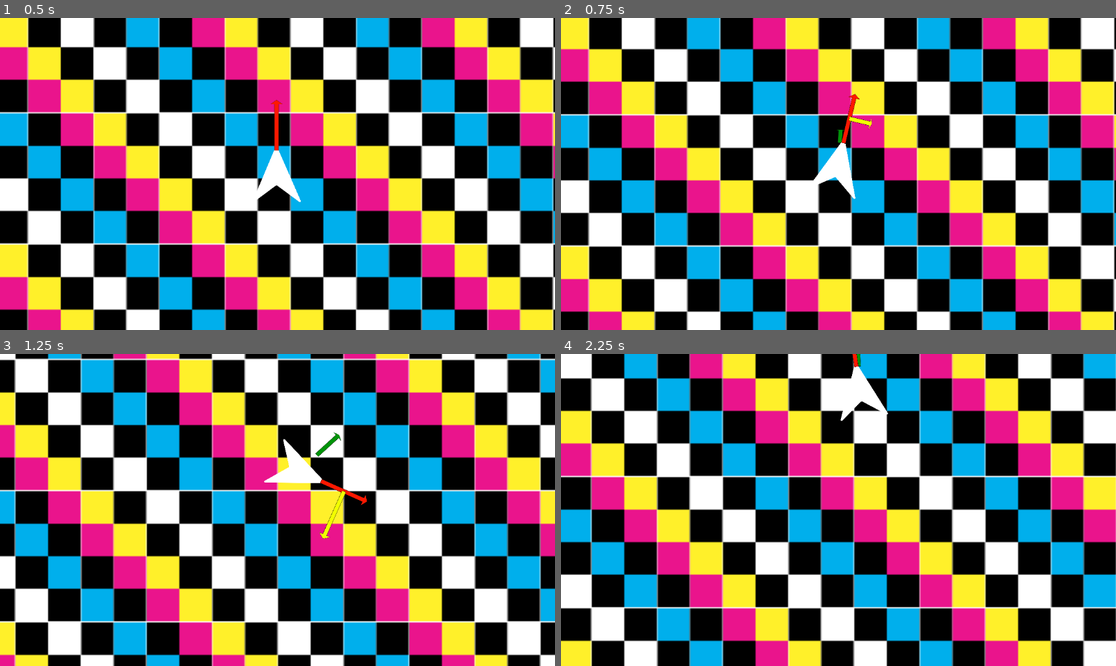
Above: before the commit, frames 1-4 (two rows, left to right).
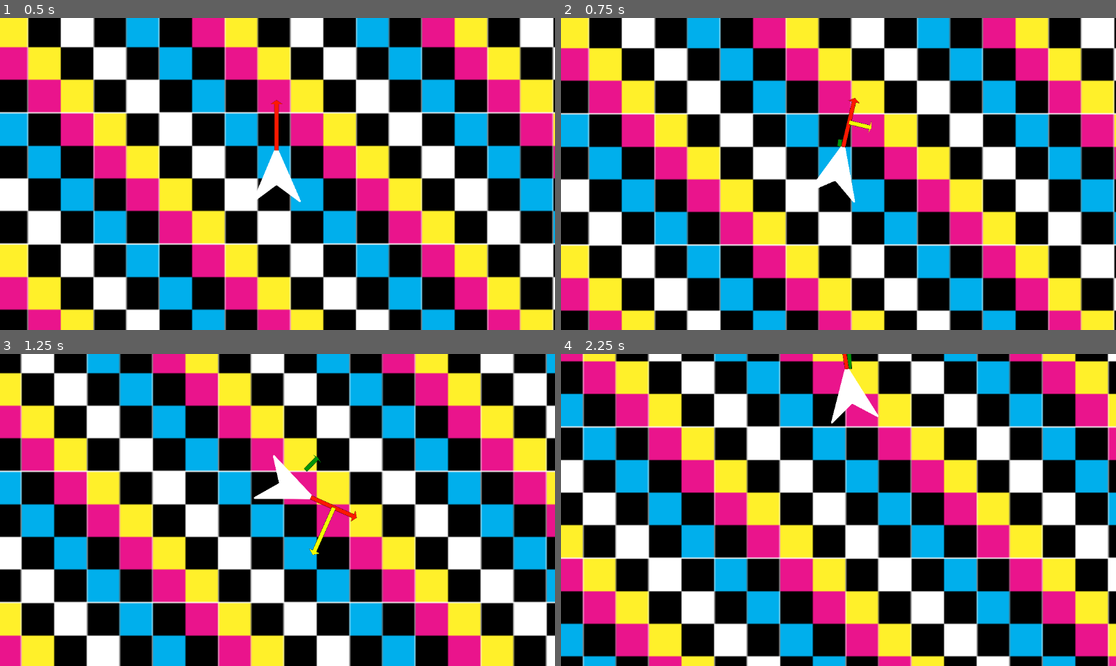
Above: after the commit, the same moments.

Repository: ParadoxArcher/Angle_Advantage
Game: Godot game, scene res://Scenes/GameScene.tscn
Two runs of this game, one before a commit and one after it. Both use one fixed random seed, a clock stepped at 60 frames per second and the inputs below.
Inputs:
- Up to frame 1 (0.5 s): no input
- Up to frame 2 (0.75 s): tap Enter at 0.5 s; hold D (RotateRight) from 0.53 s (still down); hold W (Boost) from 0.53 s (still down)
- Up to frame 3 (1.25 s): keep holding D (RotateRight); keep holding W (Boost)
- Up to frame 4 (2.25 s): release D (RotateRight) at 1.28 s; release W (Boost) at 1.28 s; hold S (Back) 1.28-2.03 s; tap W (Boost) at 1.35 s; hold D (RotateRight) from 2.03 s (still down); hold W (Boost) from 2.03 s (still down); tap Space (Dodge) at 2.1 s

Frame 1 is identical in both runs. In frame 2, 7.0% of the frame differs, in the area x 0-100%, y 9-95%; in frame 3, 69%; in frame 4, 87%, in the area x 0-100%, y 0-100%.

Commit message:
vault backup: 2025-01-11 22:30:51

Diff:
--- a/zProject Files/Godot/Scripts/PlayerScript.gd
+++ b/zProject Files/Godot/Scripts/PlayerScript.gd
@@ -1,21 +1,24 @@
 extends CharacterBody2D
 
 #region Variables
+## Boost Variables
+var BoostDir = Vector2(0, 0)
+@export var MaxSpeed = [1000, 1000] # {0: Fluctuating, 1: BaseMaxSpeed}
+@export var SpeedAccel = 1
+@export var SpeedDecel = [0, .5] # {0: Fluctuating,  1: Decel}
+
 ## Rotation Variables
 var RotaSpeed : float = 0
 @export var MaxRota = [TAU, TAU] # {0: Fluctuating, 1: BaseMaxRota}
-@export var RotaAccel = [PI/2,  PI/8] # {0: RotaAccel, 1: BaseRotaDecel}
+@export var RotaAccel = PI/2
+@export var RotaDecel = [0, PI/8] # {0: Fluctuating, 1: BaseRotaDecel}
 
 ## Brake Variables
-@export var BrakeDecel = [2.5, 2] # {0: SpeedDecelMultiplier, 1: RotaDecelMultiplier}
+@export var BrakeDecelMult = [2.5, 2] # {0: SpeedDecelMult, 1: RotaDecelMult}
 
 ##Dodge Variables
 @export var DodgeMaxSpeed = [1.5, 100, -4] # {0: MaxSpeedMultiplier, 1: MaxSpeedDecel, 2: EaseCurve}
 @export var DodgeMaxRota = [2, PI/2, -4] # {0: MaxRotaMultiplier, 1: MaxRotaDecel, 2: EaseCurve}
-
-## Boost Variables
-@export var MaxSpeed = [1000, 1000] # {0: Fluctuating, 1: BaseMaxSpeed}
-@export var SpeedAccel = [1, .5] # {0: Accel,  1: Decel}
 
 ## Display Variables
 @export var MarkerSize = {"CenterGap": 50, "RotaSpeedGap": 75, "VelLength": .5, "NeutralLength": .35, "RotaSpeedLength": .5} #RotaSpeedGap left unimplemented, intended to slide rota_speed_display along neutral_display
@@ -27,38 +30,43 @@
 
 func _physics_process(delta):
 	var MoveInput = Vector2(Input.get_action_strength("RotateRight") - Input.get_action_strength("RotateLeft"), Input.get_action_strength("Boost") - Input.get_action_strength("Brake"))
-	var AccelRate
-	var RotaRate
 
-	#region Brake
+
+
+	#region isBraking
 	var isBraking = false
 	if MoveInput.y <= -.75:
 		isBraking = true
 	#endregion
 
+	#region Boost
+	if not isBraking:
+		SpeedDecel[0] = SpeedDecel[1]
+	else:
+		SpeedDecel[0] = SpeedDecel[1] * BrakeDecelMult[0]
+
+	var AccelRate
+	if MoveInput.y > 0:
+		BoostDir = Vector2(cos(rotation), sin(rotation))
+		AccelRate = SpeedDecel[0] #SpeedAccel
+		print(BoostDir.dot(velocity))
+	else:
+		BoostDir = Vector2(0, 0)
+		AccelRate = SpeedDecel[0] #BaseSpeedDecel
+	#endregion
+
 	#region Rotation Rate
-	var RotaDecel = RotaAccel[1]
-	if isBraking:
-		RotaDecel = RotaAccel[1] * BrakeDecel[1]
+	if not isBraking:
+		RotaDecel[0] = RotaDecel[1]
+	else:
+		RotaDecel[0] = RotaDecel[1] * BrakeDecelMult[1]
 
+	var RotaRate
 	var CounterSteer = absf((RotaSpeed / MaxRota[0] ) - MoveInput.x)
 	if MoveInput.x != 0:
-		RotaRate = RotaAccel[0] + RotaDecel * CounterSteer # RotaAccel + directional realease friction
+		RotaRate = RotaAccel + RotaDecel[0] * CounterSteer
 	else:
-		RotaRate = RotaDecel # Release friction
-
-	print(RotaRate)
-	#endregion
-
-	#region Boost
-	var BoostDir = Vector2(0, 0)
-	if MoveInput.y > 0:
-		BoostDir = Vector2(cos(rotation), sin(rotation))
-		AccelRate = SpeedAccel[0] #SpeedAccel
-	elif not isBraking:
-		AccelRate = SpeedAccel[1] #BaseSpeedDecel
-	else:
-		AccelRate = BrakeDecel[0] #BrakeSpeedDecel
+		RotaRate = RotaDecel[0]
 	#endregion
 
 	#region Dodge
Not shown, changed: .obsidian/workspace.json
